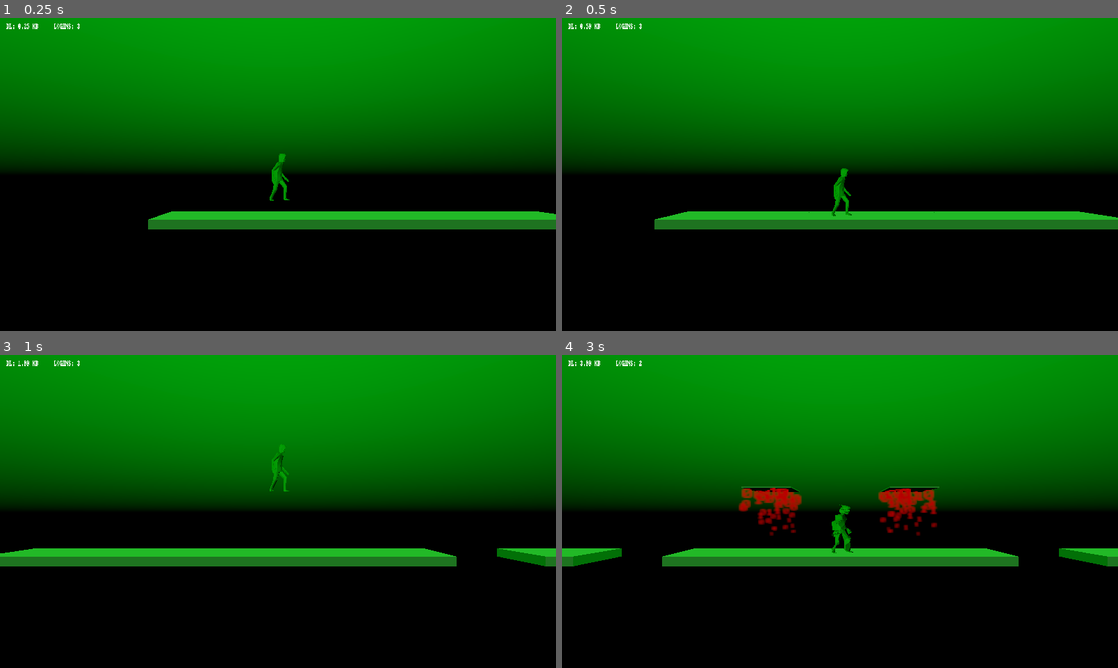
Above: before the commit, frames 1-4 (two rows, left to right).
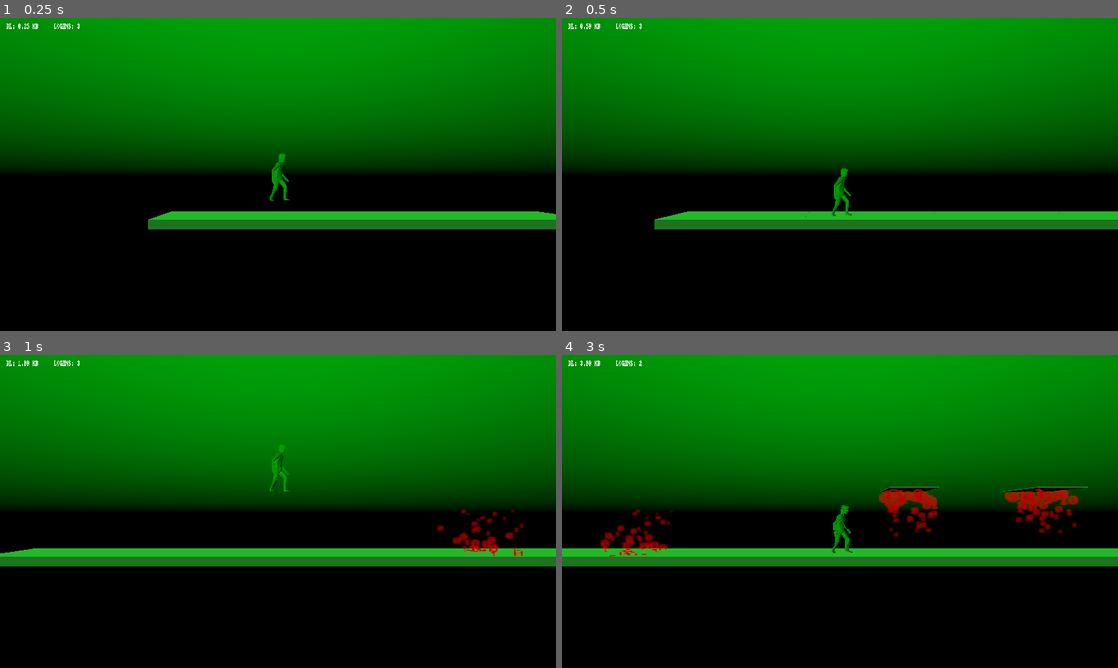
Above: after the commit, the same moments.

Repository: Inglo-Games/EndlessHacker
Game: Godot game, scene res://scenes/game_world.tscn
Same seed, same stepped clock (60 frames per second), same inputs: the game is played once before the commit and once after it.
Inputs (mouse positions are in pixels of both pictures, inside the frame that each line leads up to):
- Up to frame 1 (0.25 s): no input
- Up to frame 2 (0.5 s): no input
- Up to frame 3 (1 s): move the mouse to (400, 495) at 0.52 s; tap S (slide) at 0.6 s; click (400, 495) at 0.67 s; tap Space (jump) at 0.77 s
- Up to frame 4 (3 s): drag from (728, 527) to (812, 574) at 1.27 s; move the mouse to (895, 442) at 2.02 s; tap S (slide) at 2.1 s; click (895, 442) at 2.17 s; drag from (812, 574) to (673, 464) at 2.77 s

Frame 1 is identical in both runs. In frame 2, less than 0.1% of the frame differs, in the area x 43-100%, y 61-64%; in frame 3, 1.4%; in frame 4, 5.2%, in the area x 2-99%, y 42-68%.
Error in both runs: Attempt to call function 'play' in base 'null instance' on a null instance. (res://scripts/player.gd:21)

Commit message:
Fix issue with powerup timer running continuously

Diff:
--- a/game/scenes/game_world.tscn
+++ b/game/scenes/game_world.tscn
@@ -67,4 +67,7 @@
 autostart = true
 
 [node name="powerup_timer" type="Timer" parent="."]
+process_mode = 0
+wait_time = 3.0
+one_shot = true
 [connection signal="timeout" from="block_timer" to="." method="_on_timer_timeout"]
--- a/game/scripts/game_world.gd
+++ b/game/scripts/game_world.gd
@@ -14,9 +14,8 @@
 
 func _ready():
 
-	seed(123456)
-
 	$player.connect("lives_updated", $gui, "_on_update_lives")
+	$powerup_timer.connect("timeout", self, "resume_speed", [0.33])
 	connect("score_updated", $gui, "_on_update_score")
 
 	Input.set_mouse_mode(Input.MOUSE_MODE_HIDDEN)
@@ -43,7 +42,6 @@
 
 		PowerupBlock.POWER_TYPE.PHONE:
 			slow_game(0.5, 0.33)
-			$powerup_timer.connect("timeout", self, "resume_speed", [0.33])
 			$powerup_timer.start(3.0)
 
 # Stop the runner portion of the game and move the camera to show the minigame
